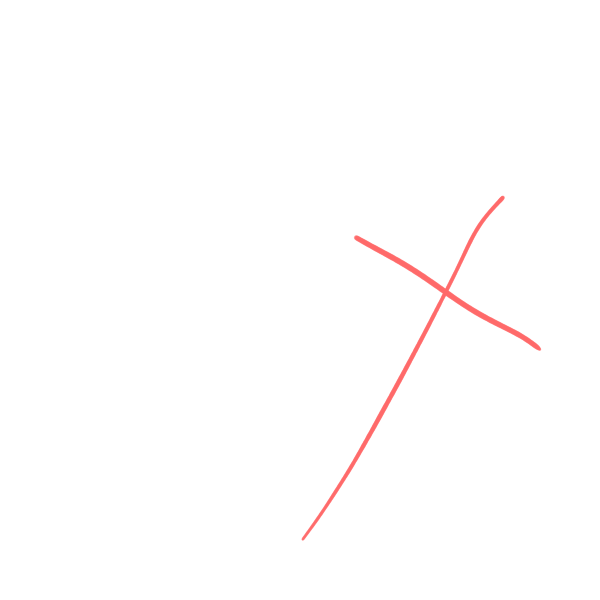
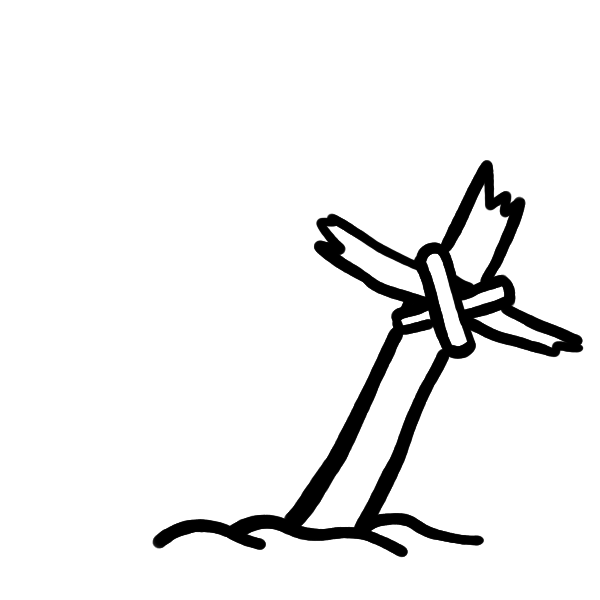
Layer changes from the first 600x600 image to the second:
added layer "Lines" above "Guds" over (152, 160, 584, 558)
hid "Guds", painted on it over (152, 160, 584, 558)
